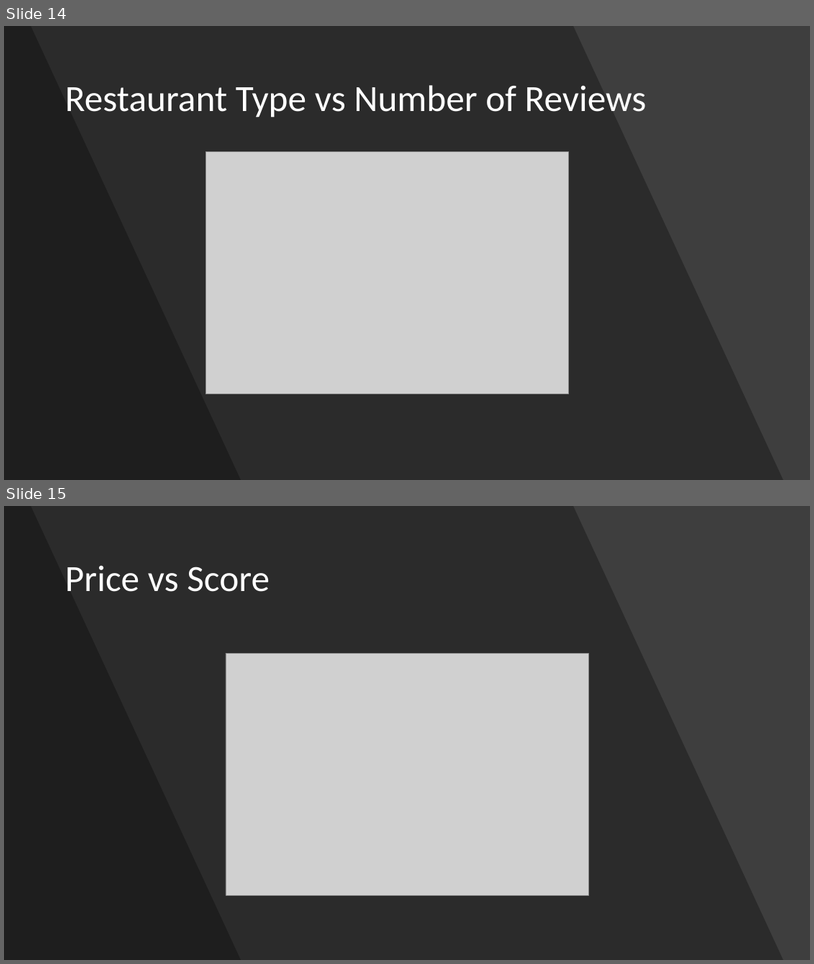
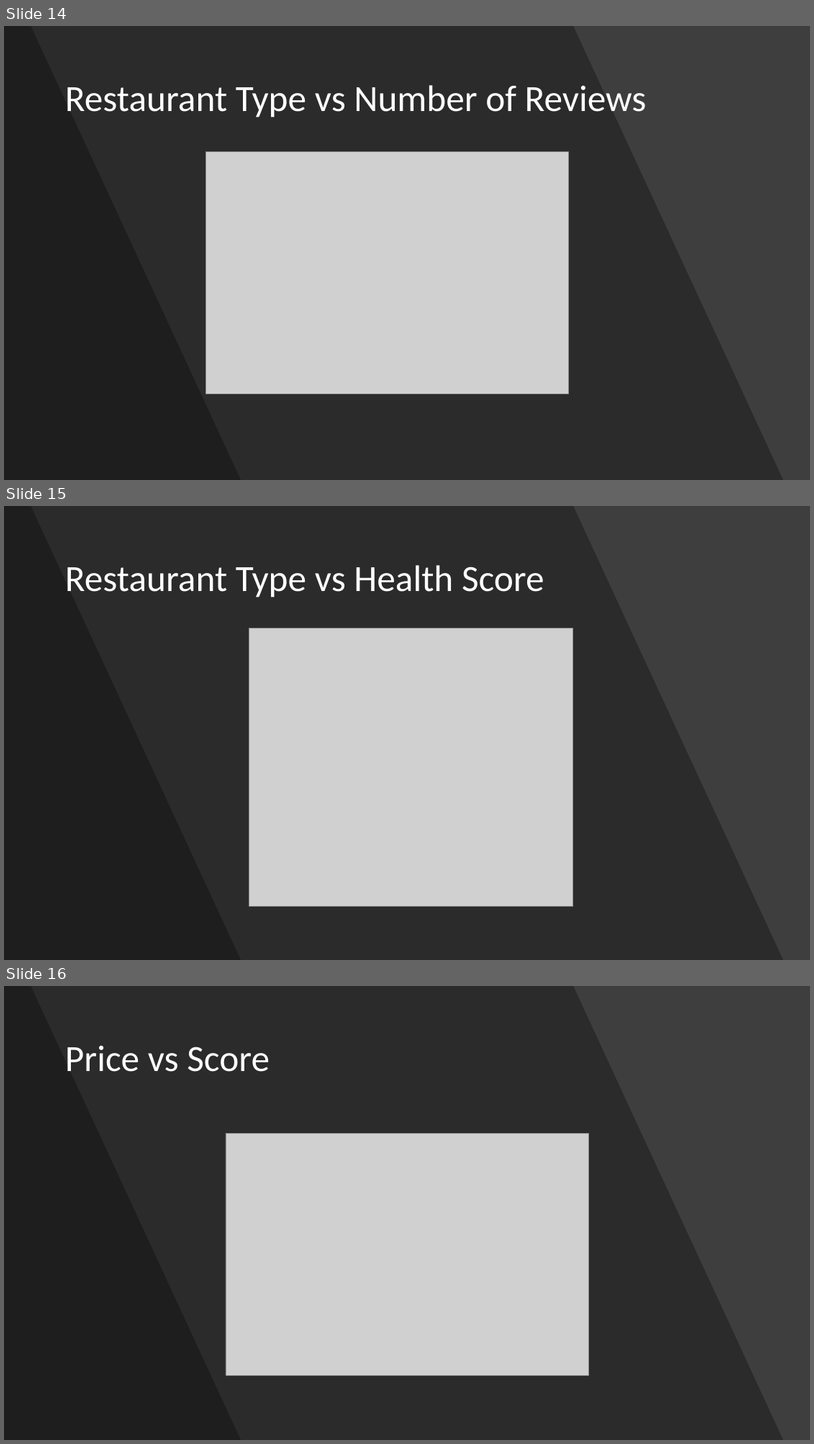
Before and after one commit to ryankchang/project1, a slide deck: GoodEats.pptx. Shown one above the other, each under a label of ours: slides 14 and 15 before the commit, slides 14, 15 and 16 after it. The pictures are 814x964 and 814x1444 pixels, drawn with LibreOffice and Linux fonts; fonts in the diff are those of the drawing; grey boxes stand for pictures. Boxes give left, top, right and bottom in pixels: in the first picture for what was removed or moved away, otherwise in the second. Text is boxed around its words. In the diff, an @@ line names an element or a change of style, - is before the commit and + after.

Commit message:
Close to done

```diff
--- a/GoodEats.pptx
+++ b/GoodEats.pptx
@@ slide 15 added at [4,506,810,960], background #454545 @@
@@ rectangle added at [4,506,810,960], fill #000000 at 9% opacity @@
@@ freeform shape added at [4,506,784,960], fill #000000 at 30% opacity @@
@@ freeform shape added at [4,506,241,960], fill #000000 at 30% opacity @@
@@ title added at [65,565,545,597], 44 pt, text #FFFFFF @@
+Restaurant Type vs Health Score
@@ picture added at [249,628,574,906] @@
@@ what was slide 15 is now slide 16 @@
```
